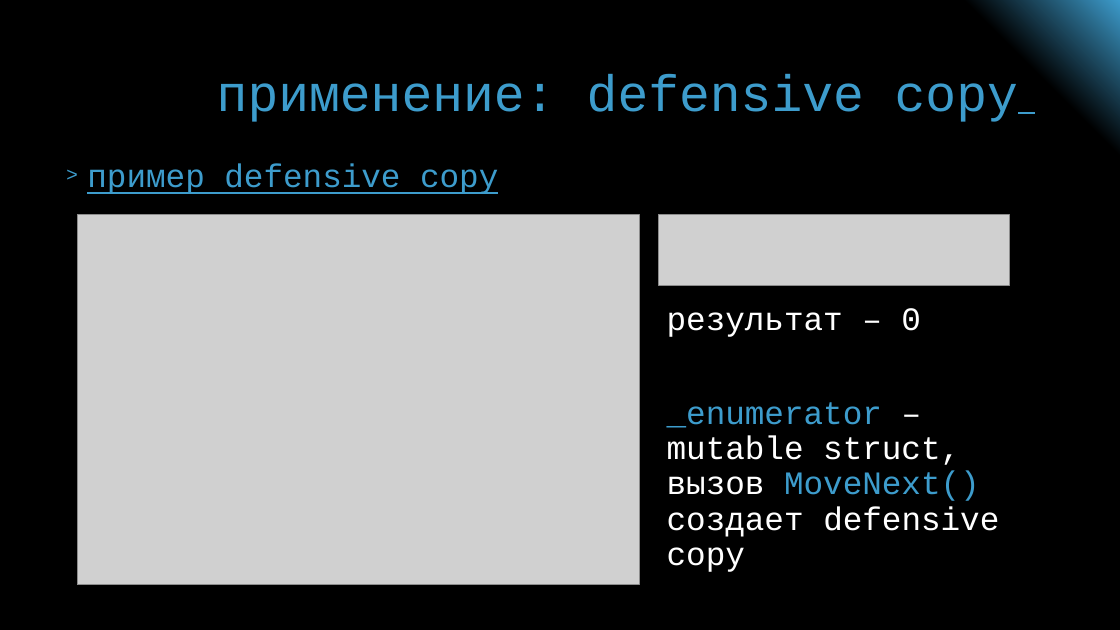
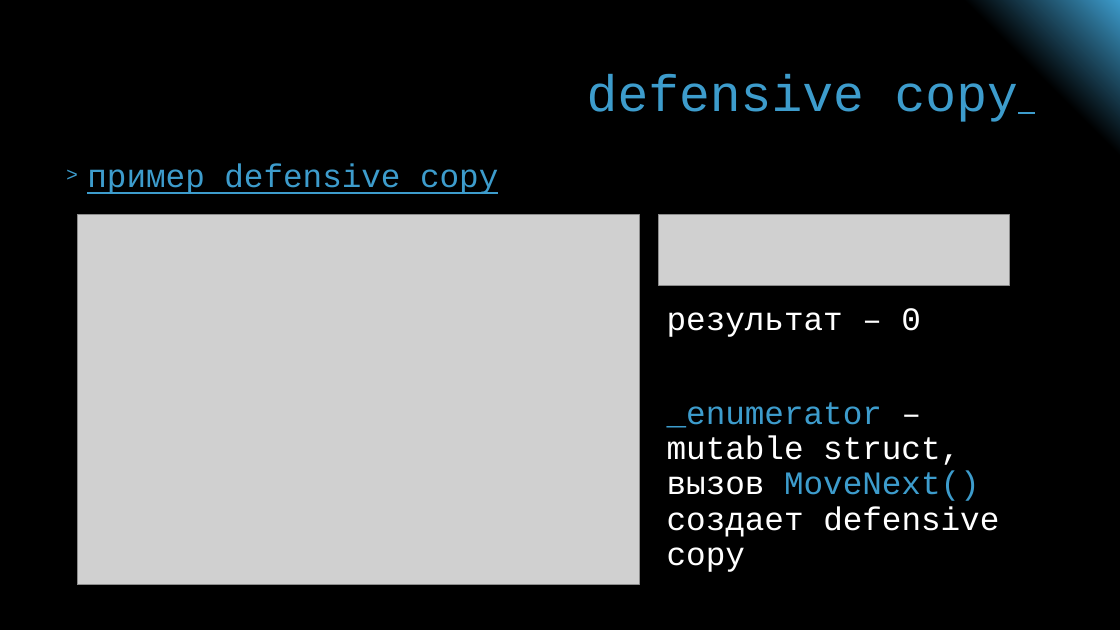
Before and after one commit to lightmg/dotnet-cheatsheet, a slide deck: slide 17 of structs/presentation.pptx. Drawn at 1120x630 pixels with LibreOffice and Linux fonts; fonts in the diff are those of the drawing; grey boxes stand for pictures. Boxes give left, top, right and bottom in pixels: in the first picture for what was removed or moved away, otherwise in the second. Text is boxed around its words. In the diff, an @@ line names an element or a change of style, - is before the commit and + after.

```diff
--- a/structs/presentation.pptx
+++ b/structs/presentation.pptx
@@ title at (587, 74, 1018, 122): text changed @@
-применение: defensive copy
+defensive copy
```
Also in this commit, not shown: 3 other slides changed.
